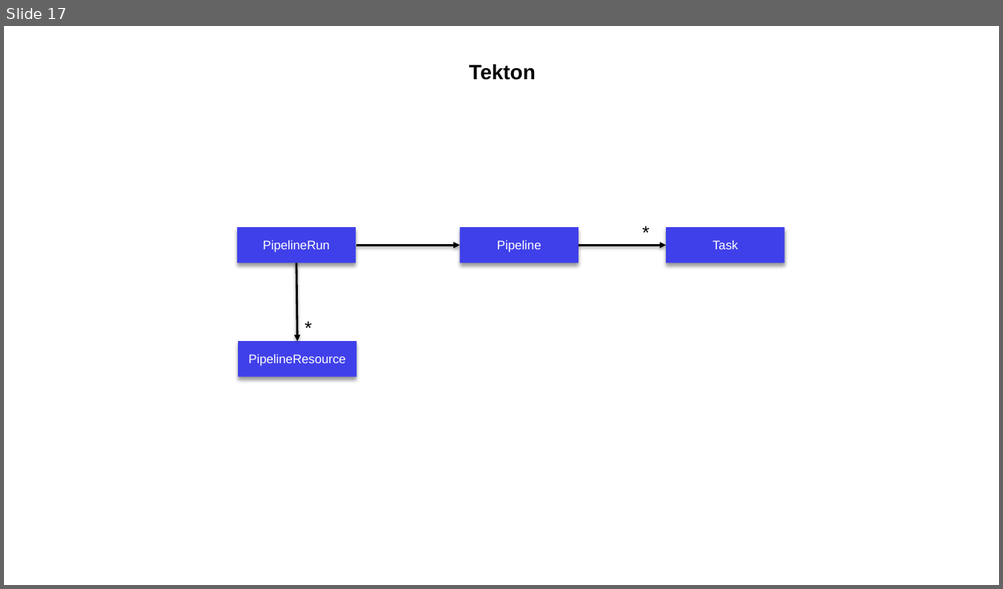
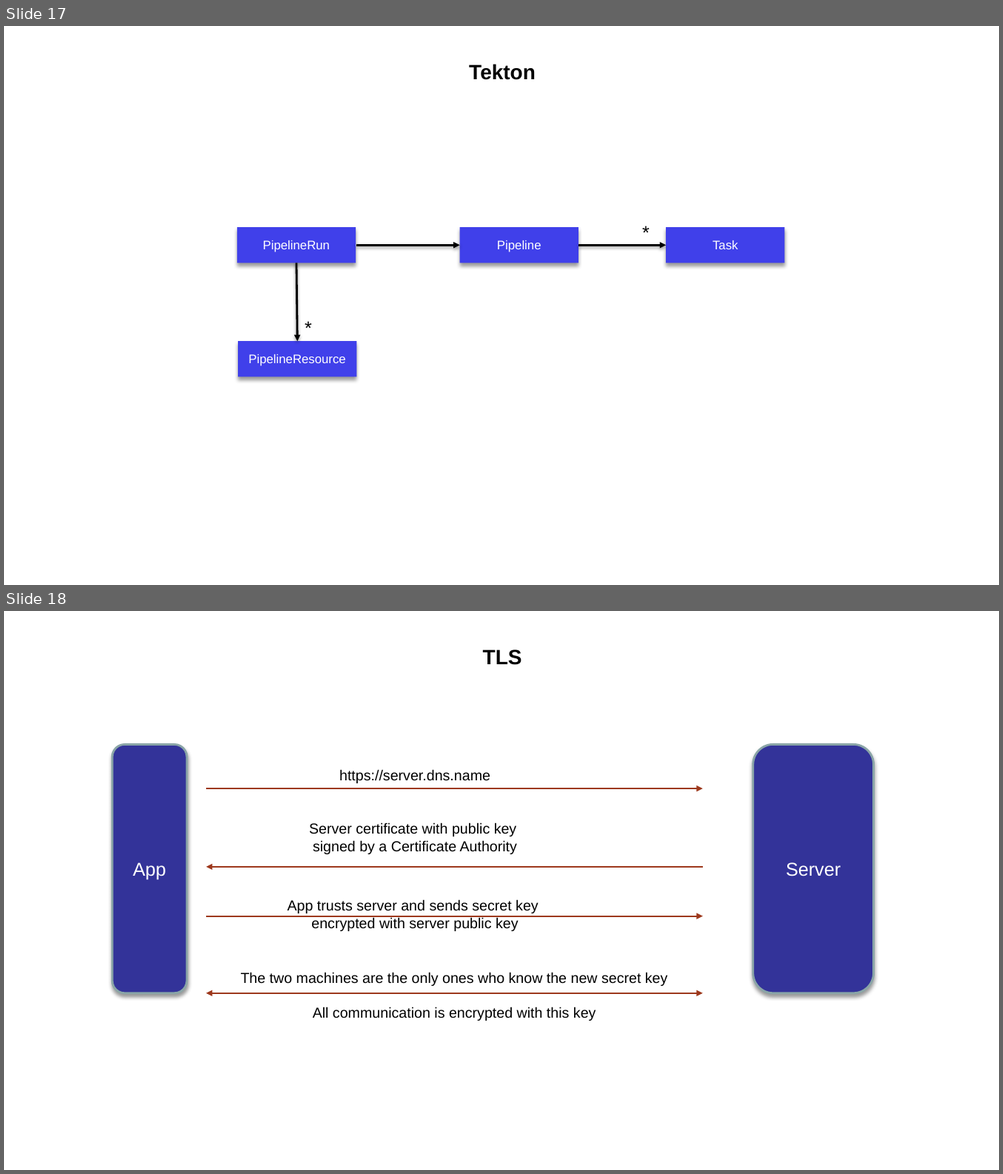
Before and after one commit to jbcodeforce/jbcodeforce.github.io, a slide deck: docs/Diagrams.pptx. Shown one above the other, each under a label of ours: slide 17 before the commit, slides 17 and 18 after it. The pictures are 1003x589 and 1003x1174 pixels, drawn with LibreOffice and Linux fonts; fonts in the diff are those of the drawing. Boxes give left, top, right and bottom in pixels: in the first picture for what was removed or moved away, otherwise in the second. Text is boxed around its words. In the diff, an @@ line names an element or a change of style, - is before the commit and + after.

```diff
--- a/docs/Diagrams.pptx
+++ b/docs/Diagrams.pptx
@@ slide 18 added at bbox=[4, 611, 999, 1170], background #FFFFFF; not listed: 1 template element that a slide beside it also shows @@
@@ title added at bbox=[483, 649, 522, 665], 20 pt, text #000000, bold @@
+TLS
@@ rounded rectangle added at bbox=[112, 744, 187, 994], fill #333399, outline #8AA6A8 2 pt, 18 pt, text #FFFFFF @@
+App
@@ rounded rectangle added at bbox=[753, 744, 874, 994], fill #333399, outline #8AA6A8 2 pt, 18 pt, text #FFFFFF @@
+Server
@@ text added at bbox=[339, 769, 490, 783], 14 pt, text #000000 @@
+https://server.dns.name
@@ arrow added from (206, 789) to (703, 789), #9D381C 1.25 pt @@
@@ text added at bbox=[309, 823, 517, 854], 14 pt, text #000000 @@
+Server certificate with public key
+signed by a Certificate Authority
@@ arrow added from (703, 867) to (206, 867), #9D381C 1.25 pt @@
@@ arrow added from (206, 916) to (703, 916), #9D381C 1.25 pt @@
@@ text added at bbox=[287, 900, 538, 931], 14 pt, text #000000 @@
+App trusts server and sends secret key
+encrypted with server public key
@@ text added at bbox=[241, 972, 668, 1021], 14 pt, text #000000 @@
+The two machines are the only ones who know the new secret key
+All communication is encrypted with this key
@@ double arrow added from (206, 994) to (703, 994), #9D381C 1.25 pt @@
```
Also in this commit, not shown: 1 other slide added, 5 other files.
